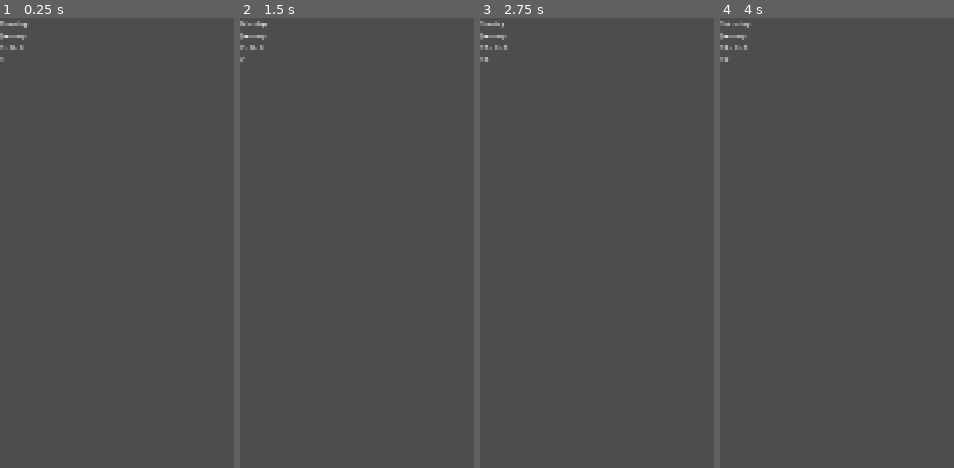
Above: before the commit, frames 1-4 (left to right).
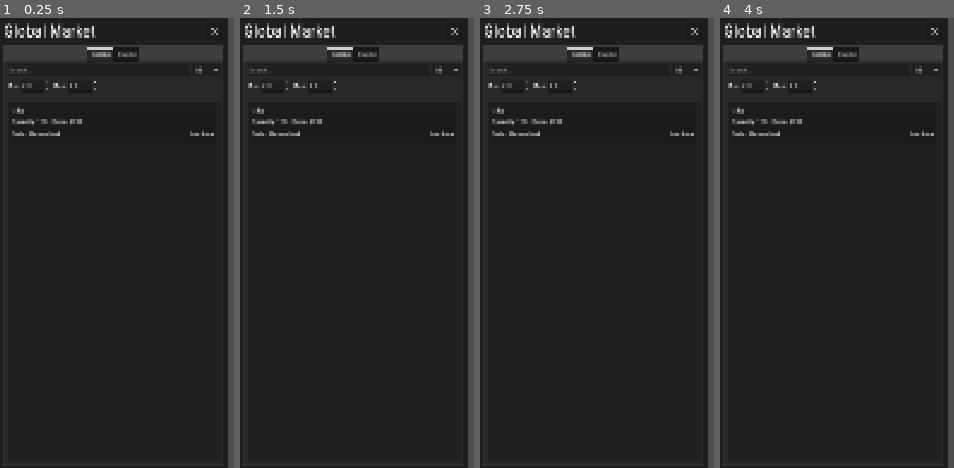
Above: after the commit, the same moments.

Repository: MentaalAchtergesteld/armsdealergame
Game: Godot game, scene res://scenes/main/main.tscn
Two runs of this game, one before a commit and one after it. Both use one fixed random seed, a clock stepped at 60 frames per second and the inputs below.
Inputs (mouse positions are in pixels of both pictures, inside the frame that each line leads up to):
- Up to frame 1 (0.25 s): no input
- Up to frame 2 (1.5 s): move the mouse to (outside the picture) at 0.52 s; hold D (move_right) 0.53-1.28 s; hold Middle mouse button (drag_camera) 0.53-1.28 s; tap Enter at 1.25 s; move the mouse to (outside the picture) at 1.27 s; hold S (move_down) from 1.28 s (still down); tap Mouse wheel up (zoom_in) at 1.35 s
- Up to frame 3 (2.75 s): move the mouse to (outside the picture) at 2.02 s; release S (move_down) at 2.03 s; hold D (move_right) from 2.03 s (still down); hold Mouse wheel down (zoom_out) from 2.03 s (still down)
- Up to frame 4 (4 s): move the mouse to (outside the picture) at 2.77 s; release D (move_right) at 2.78 s; release Mouse wheel down (zoom_out) at 2.78 s; hold W (move_up) 2.78-3.53 s; tap Middle mouse button (drag_camera) at 2.85 s; move the mouse to (outside the picture) at 3.52 s; hold A (move_left) from 3.53 s (still down); hold Mouse wheel up (zoom_in) from 3.53 s (still down)

The runs differ from the first frame. In frame 1, 94% of the frame differs, in the area x 0-98%, y 0-100%; in frame 2, 94%; in frame 3, 94%; in frame 4, 94%.

Commit message:
Started working on market UI

Diff:
--- /dev/null
+++ b/assets/cross.svg
@@ -0,0 +1,8 @@
+<?xml version="1.0" encoding="UTF-8"?>
+<svg xmlns="http://www.w3.org/2000/svg"
+     width="24" height="24"
+     viewBox="0 0 24 24"
+     stroke="#C0C0C0" stroke-width="2" stroke-linecap="round">
+  <line x1="6" y1="6" x2="18" y2="18"/>
+  <line x1="18" y1="6" x2="6" y2="18"/>
+</svg>
--- a/components/global_market/global_market.gd
+++ b/components/global_market/global_market.gd
@@ -1,18 +1,5 @@
 class_name GlobalMarket
 extends Node
-
-class MarketItem:
-	var item: String;
-	var count: int;
-	var price: float;
-
-	var owner: Country;
-
-	func _init(item: String, count: int, price: float, owner: Country) -> void:
-		self.item = item;
-		self.count = count;
-		self.price = price;
-		self.owner = owner;
 
 var sell_offers: Array[MarketItem] = [];
 var buy_offers: Array[MarketItem] = [];
--- /dev/null
+++ b/resources/market_item/market_item.gd
@@ -0,0 +1,14 @@
+class_name MarketItem
+extends Resource
+
+var item: String;
+var count: int;
+var price: float;
+
+var owner: Country;
+
+func _init(item: String, count: int, price: float, owner: Country) -> void:
+	self.item = item;
+	self.count = count;
+	self.price = price;
+	self.owner = owner;
--- a/scenes/main/main.tscn
+++ b/scenes/main/main.tscn
@@ -8,6 +8,7 @@
 [ext_resource type="Script" uid="uid://cq867j44f8q50" path="res://components/country_manager/country_manager.gd" id="7_hujxm"]
 [ext_resource type="Script" uid="uid://b1pokjsb40oi7" path="res://resources/country/country.gd" id="8_b1x3f"]
 [ext_resource type="Resource" uid="uid://nv0e3okkc5dn" path="res://resources/country/democland.tres" id="9_a8run"]
+[ext_resource type="PackedScene" uid="uid://bf7teypthbhcb" path="res://ui/market_panel/market_panel.tscn" id="9_b1x3f"]
 
 [node name="Main" type="Node2D"]
 visible = false
@@ -51,3 +52,5 @@
 
 [node name="TotalDays" type="Label" parent="CanvasLayer/VBoxContainer"]
 layout_mode = 2
+
+[node name="MarketPanel" parent="CanvasLayer" instance=ExtResource("9_b1x3f")]
--- /dev/null
+++ b/ui/market_panel/market_panel.tscn
@@ -0,0 +1,85 @@
+[gd_scene load_steps=7 format=3 uid="uid://bf7teypthbhcb"]
+
+[ext_resource type="FontFile" uid="uid://dqf1pilfs5il1" path="res://assets/fonts/RobotoCondensed-VariableFont_wght.ttf" id="1_g7fdr"]
+[ext_resource type="Texture2D" uid="uid://c6wyhmj3lq870" path="res://assets/cross.svg" id="2_4x1bk"]
+[ext_resource type="PackedScene" uid="uid://dre8xodj6m85a" path="res://ui/offers_tab/offers_tab.tscn" id="3_ln6v6"]
+
+[sub_resource type="StyleBoxFlat" id="StyleBoxFlat_g7fdr"]
+bg_color = Color(0.24, 0.24, 0.24, 1)
+border_width_left = 8
+border_width_right = 8
+border_width_bottom = 8
+border_color = Color(0.12, 0.12, 0.12, 1)
+
+[sub_resource type="StyleBoxFlat" id="StyleBoxFlat_egws4"]
+bg_color = Color(0.12, 0.12, 0.12, 1)
+
+[sub_resource type="Theme" id="Theme_egws4"]
+default_font = ExtResource("1_g7fdr")
+default_font_size = 16
+ContentPanel/base_type = &"PanelContainer"
+ContentPanel/styles/panel = SubResource("StyleBoxFlat_g7fdr")
+TitlebarPanel/base_type = &"PanelContainer"
+TitlebarPanel/styles/panel = SubResource("StyleBoxFlat_egws4")
+
+[node name="GlobalMarketPanel" type="VBoxContainer"]
+custom_minimum_size = Vector2(544, 0)
+anchors_preset = 9
+anchor_bottom = 1.0
+grow_vertical = 2
+theme = SubResource("Theme_egws4")
+theme_override_constants/separation = 0
+
+[node name="Titlebar" type="PanelContainer" parent="."]
+layout_mode = 2
+theme_type_variation = &"TitlebarPanel"
+
+[node name="MarginContainer" type="MarginContainer" parent="Titlebar"]
+layout_mode = 2
+theme_override_constants/margin_left = 8
+theme_override_constants/margin_top = 8
+theme_override_constants/margin_right = 8
+theme_override_constants/margin_bottom = 8
+
+[node name="HBoxContainer" type="HBoxContainer" parent="Titlebar/MarginContainer"]
+layout_mode = 2
+
+[node name="Title" type="Label" parent="Titlebar/MarginContainer/HBoxContainer"]
+layout_mode = 2
+size_flags_horizontal = 2
+theme_override_font_sizes/font_size = 40
+text = "Global Market"
+
+[node name="CloseButtonContainer" type="AspectRatioContainer" parent="Titlebar/MarginContainer/HBoxContainer"]
+layout_mode = 2
+size_flags_horizontal = 10
+stretch_mode = 0
+
+[node name="CloseButton" type="Button" parent="Titlebar/MarginContainer/HBoxContainer/CloseButtonContainer"]
+custom_minimum_size = Vector2(40, 40)
+layout_mode = 2
+icon = ExtResource("2_4x1bk")
+icon_alignment = 1
+expand_icon = true
+
+[node name="Content" type="PanelContainer" parent="."]
+layout_mode = 2
+size_flags_vertical = 3
+theme_type_variation = &"ContentPanel"
+
+[node name="MarginContainer" type="MarginContainer" parent="Content"]
+layout_mode = 2
+theme_override_constants/margin_top = 8
+
+[node name="TabContainer" type="TabContainer" parent="Content/MarginContainer"]
+layout_mode = 2
+tab_alignment = 1
+current_tab = 0
+
+[node name="Selling" parent="Content/MarginContainer/TabContainer" instance=ExtResource("3_ln6v6")]
+layout_mode = 2
+
+[node name="Buying" parent="Content/MarginContainer/TabContainer" instance=ExtResource("3_ln6v6")]
+visible = false
+layout_mode = 2
+metadata/_tab_index = 1
--- /dev/null
+++ b/ui/offers_tab/offers_tab.gd
@@ -0,0 +1,13 @@
+@tool
+class_name OffersTab
+extends MarginContainer
+
+@export var offers: Array[MarketItem]:
+	set(value):
+		offers = value;
+		update_offers();
+
+#var offer_listings: Array[OfferListing];
+
+func update_offers() -> void:
+	pass;
--- /dev/null
+++ b/ui/offers_tab/offers_tab.tscn
@@ -0,0 +1,129 @@
+[gd_scene load_steps=2 format=3 uid="uid://dre8xodj6m85a"]
+
+[ext_resource type="Script" uid="uid://b6orn8mrmwuil" path="res://ui/offers_tab/offers_tab.gd" id="1_mle4p"]
+
+[node name="OffersTab" type="MarginContainer"]
+anchors_preset = 9
+anchor_bottom = 1.0
+offset_right = 272.0
+grow_vertical = 2
+theme_override_constants/margin_left = 8
+theme_override_constants/margin_top = 8
+theme_override_constants/margin_right = 8
+theme_override_constants/margin_bottom = 8
+script = ExtResource("1_mle4p")
+metadata/_tab_index = 0
+
+[node name="VBoxContainer" type="VBoxContainer" parent="."]
+layout_mode = 2
+
+[node name="Filters" type="VBoxContainer" parent="VBoxContainer"]
+layout_mode = 2
+theme_override_constants/separation = 8
+
+[node name="SearchFilter" type="HBoxContainer" parent="VBoxContainer/Filters"]
+layout_mode = 2
+size_flags_horizontal = 3
+theme_override_constants/separation = 4
+
+[node name="LineEdit" type="LineEdit" parent="VBoxContainer/Filters/SearchFilter"]
+layout_mode = 2
+size_flags_horizontal = 3
+placeholder_text = "Search..."
+
+[node name="OptionButton" type="OptionButton" parent="VBoxContainer/Filters/SearchFilter"]
+layout_mode = 2
+selected = 0
+item_count = 3
+popup/item_0/text = "All"
+popup/item_0/id = 0
+popup/item_1/text = "Rifles"
+popup/item_1/id = 1
+popup/item_2/text = "Tanks"
+popup/item_2/id = 2
+
+[node name="PriceFilter" type="HBoxContainer" parent="VBoxContainer/Filters"]
+layout_mode = 2
+
+[node name="MinLabel" type="Label" parent="VBoxContainer/Filters/PriceFilter"]
+layout_mode = 2
+text = "Min:"
+
+[node name="MinValue" type="SpinBox" parent="VBoxContainer/Filters/PriceFilter"]
+layout_mode = 2
+allow_greater = true
+prefix = "€"
+
+[node name="MaxLabel" type="Label" parent="VBoxContainer/Filters/PriceFilter"]
+layout_mode = 2
+text = "Max:"
+
+[node name="MaxValue" type="SpinBox" parent="VBoxContainer/Filters/PriceFilter"]
+layout_mode = 2
+allow_greater = true
+prefix = "€"
+
+[node name="HSeparator" type="HSeparator" parent="VBoxContainer"]
+layout_mode = 2
+theme_override_constants/separation = 16
+
+[node name="Offers" type="PanelContainer" parent="VBoxContainer"]
+layout_mode = 2
+size_flags_vertical = 3
+
+[node name="MarginContainer" type="MarginContainer" parent="VBoxContainer/Offers"]
+layout_mode = 2
+theme_override_constants/margin_left = 8
+theme_override_constants/margin_top = 8
+theme_override_constants/margin_right = 8
+theme_override_constants/margin_bottom = 8
+
+[node name="ScrollContainer" type="ScrollContainer" parent="VBoxContainer/Offers/MarginContainer"]
+layout_mode = 2
+
+[node name="VBoxContainer" type="VBoxContainer" parent="VBoxContainer/Offers/MarginContainer/ScrollContainer"]
+layout_mode = 2
+size_flags_horizontal = 3
+
+[node name="PanelContainer" type="PanelContainer" parent="VBoxContainer/Offers/MarginContainer/ScrollContainer/VBoxContainer"]
+layout_mode = 2
+
+[node name="MarginContainer" type="MarginContainer" parent="VBoxContainer/Offers/MarginContainer/ScrollContainer/VBoxContainer/PanelContainer"]
+layout_mode = 2
+theme_override_constants/margin_left = 4
+theme_override_constants/margin_top = 4
+theme_override_constants/margin_right = 4
+theme_override_constants/margin_bottom = 4
+
+[node name="VBoxContainer" type="VBoxContainer" parent="VBoxContainer/Offers/MarginContainer/ScrollContainer/VBoxContainer/PanelContainer/MarginContainer"]
+layout_mode = 2
+
+[node name="ItemLabel" type="Label" parent="VBoxContainer/Offers/MarginContainer/ScrollContainer/VBoxContainer/PanelContainer/MarginContainer/VBoxContainer"]
+layout_mode = 2
+text = "Rifle"
+
+[node name="HBoxContainer" type="HBoxContainer" parent="VBoxContainer/Offers/MarginContainer/ScrollContainer/VBoxContainer/PanelContainer/MarginContainer/VBoxContainer"]
+layout_mode = 2
+
+[node name="QuantityLabel" type="Label" parent="VBoxContainer/Offers/MarginContainer/ScrollContainer/VBoxContainer/PanelContainer/MarginContainer/VBoxContainer/HBoxContainer"]
+layout_mode = 2
+text = "Quantity: 100"
+
+[node name="VSeparator" type="VSeparator" parent="VBoxContainer/Offers/MarginContainer/ScrollContainer/VBoxContainer/PanelContainer/MarginContainer/VBoxContainer/HBoxContainer"]
+layout_mode = 2
+
+[node name="PriceLabel" type="Label" parent="VBoxContainer/Offers/MarginContainer/ScrollContainer/VBoxContainer/PanelContainer/MarginContainer/VBoxContainer/HBoxContainer"]
+layout_mode = 2
+text = "Price: €250"
+
+[node name="HBoxContainer2" type="HBoxContainer" parent="VBoxContainer/Offers/MarginContainer/ScrollContainer/VBoxContainer/PanelContainer/MarginContainer/VBoxContainer"]
+layout_mode = 2
+
+[node name="SellerLabel" type="Label" parent="VBoxContainer/Offers/MarginContainer/ScrollContainer/VBoxContainer/PanelContainer/MarginContainer/VBoxContainer/HBoxContainer2"]
+layout_mode = 2
+text = "Seller: Democland"
+
+[node name="PurchaseButton" type="Button" parent="VBoxContainer/Offers/MarginContainer/ScrollContainer/VBoxContainer/PanelContainer/MarginContainer/VBoxContainer/HBoxContainer2"]
+layout_mode = 2
+size_flags_horizontal = 10
+text = "Purchase"
Not shown, added: assets/cross.svg.import
Not shown, added: resources/market_item/market_item.gd.uid
Not shown: 1 places in scenes/main/main.tscn that only renumber resources
Not shown, added: ui/offers_tab/offers_tab.gd.uid
